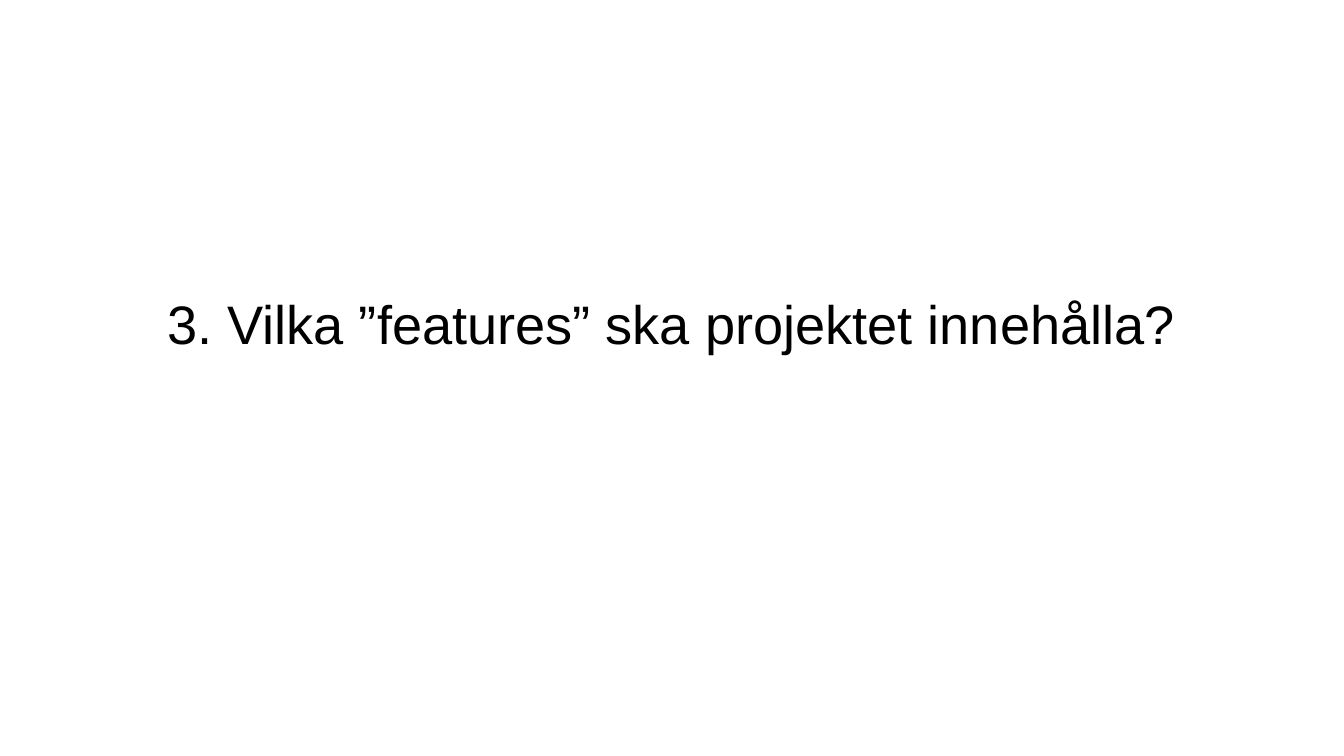
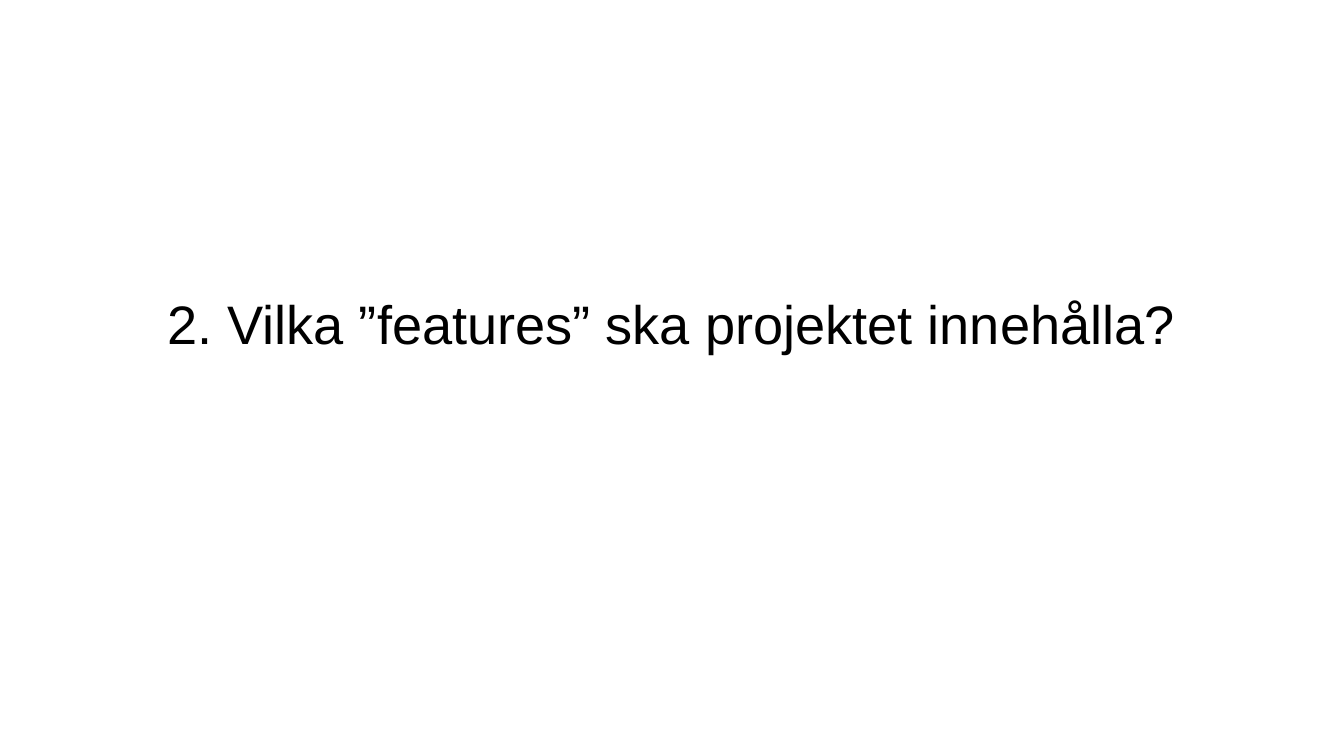
Before and after one commit to digidemlab/codemoth, a slide deck: slide 3 of projekt/projekt_presentation.odp (slide 12 before the commit). Drawn at 1344x756 pixels with LibreOffice and Linux fonts; fonts in the diff are those of the drawing. Boxes give left, top, right and bottom in pixels: in the first picture for what was removed or moved away, otherwise in the second. Text is boxed around its words. In the diff, an @@ line names an element or a change of style, - is before the commit and + after.

```diff
--- a/projekt/projekt_presentation.odp
+++ b/projekt/projekt_presentation.odp
@@ subtitle at [167, 301, 1175, 353]: text changed @@
-3. Vilka ”features” ska projektet innehålla?
+2. Vilka ”features” ska projektet innehålla?
```
Also in this commit, not shown: 1 other slide changed, 1 other file.
